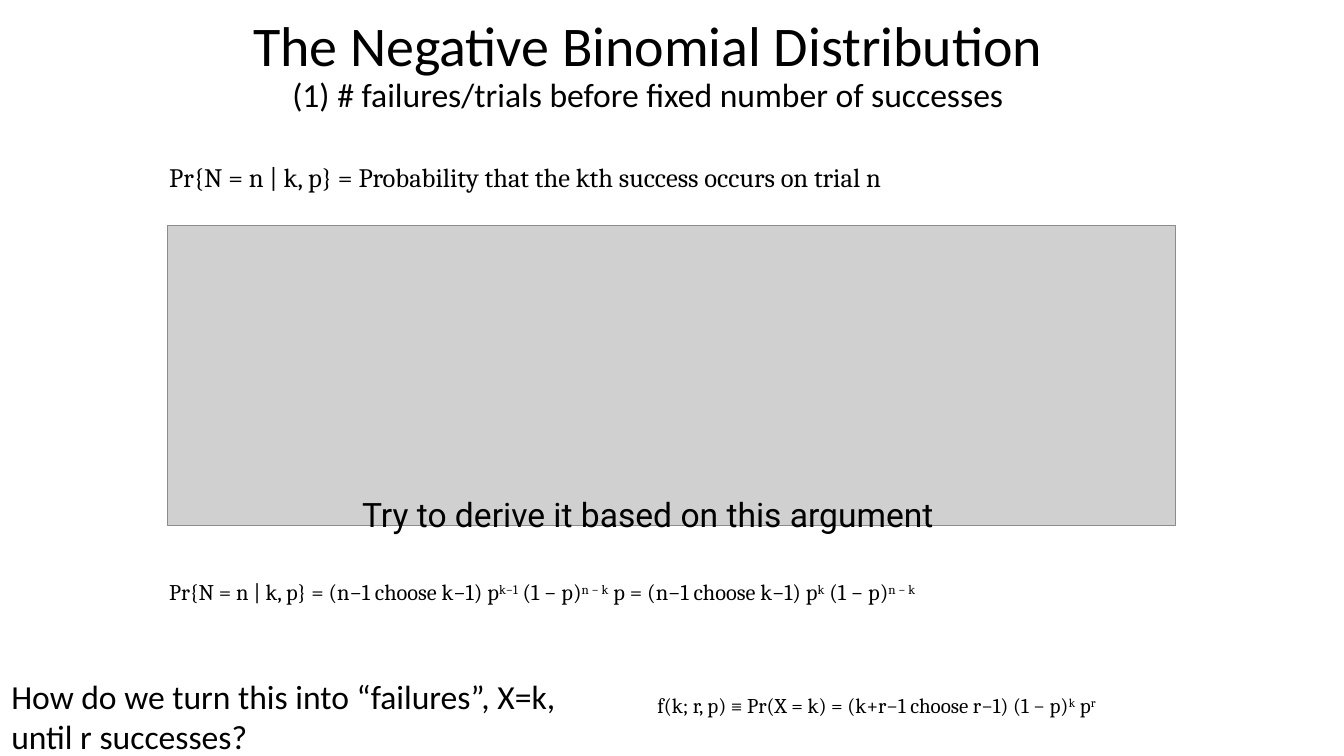
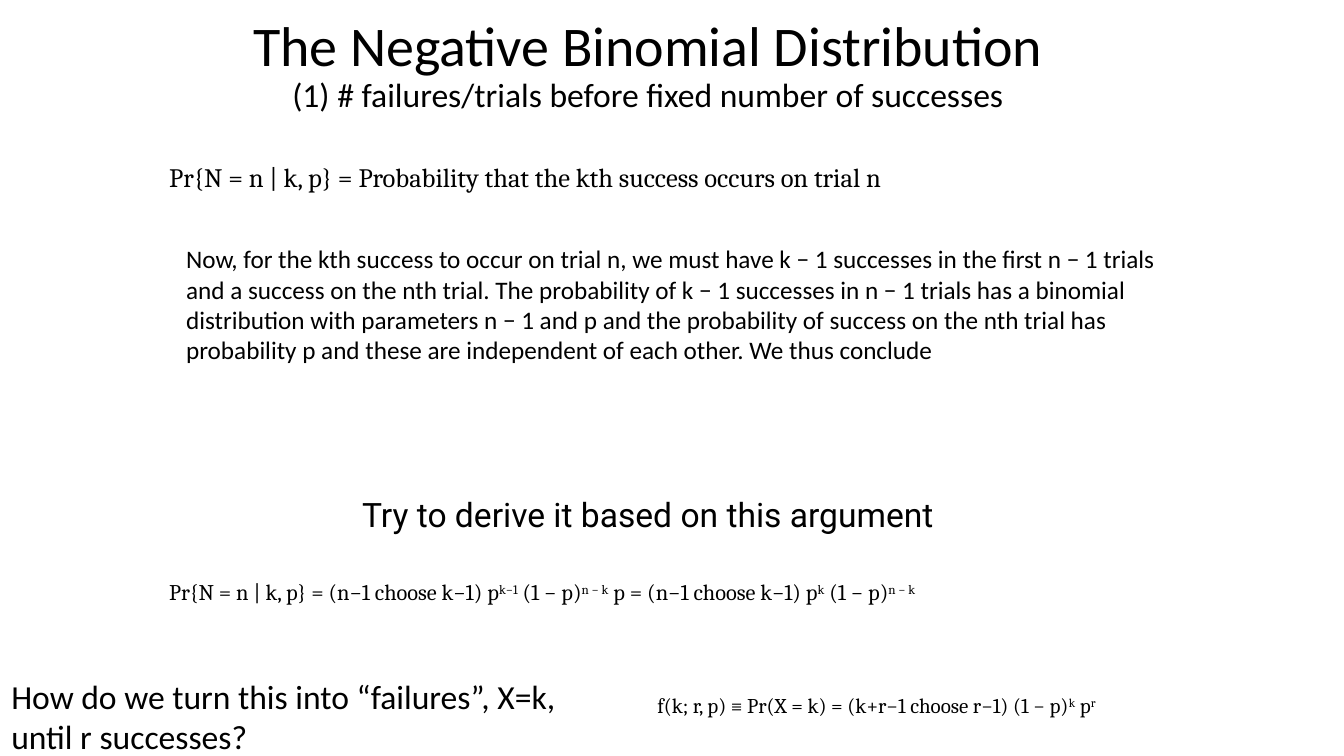
Before and after one commit to taaltree/FW536, a slide deck: slide 40 of Day1_Probability/FW536_Day1_Afternoon Distributions I_accessible.pptx. Drawn at 1344x756 pixels with LibreOffice and Linux fonts; fonts in the diff are those of the drawing; grey boxes stand for pictures. Boxes give left, top, right and bottom in pixels: in the first picture for what was removed or moved away, otherwise in the second. Text is boxed around its words. In the diff, an @@ line names an element or a change of style, - is before the commit and + after.

```diff
--- a/Day1_Probability/FW536_Day1_Afternoon Distributions I_accessible.pptx
+++ b/Day1_Probability/FW536_Day1_Afternoon Distributions I_accessible.pptx
@@ picture removed at (x1=168, y1=226, x2=1177, y2=526) @@
@@ text added at (x1=186, y1=250, x2=1154, y2=363), 18 pt, text #000000 @@
+Now, for the kth success to occur on trial n, we must have k − 1 successes in the first n − 1 trials and a success on the nth trial. The probability of k − 1 successes in n − 1 trials has a binomial distribution with parameters n − 1 and p and the probability of success on the nth trial has probability p and these are independent of each other. We thus conclude
```
Also in this commit, not shown: 1 other slide changed, 3 slides added, 3 slides removed, 1 other file.
